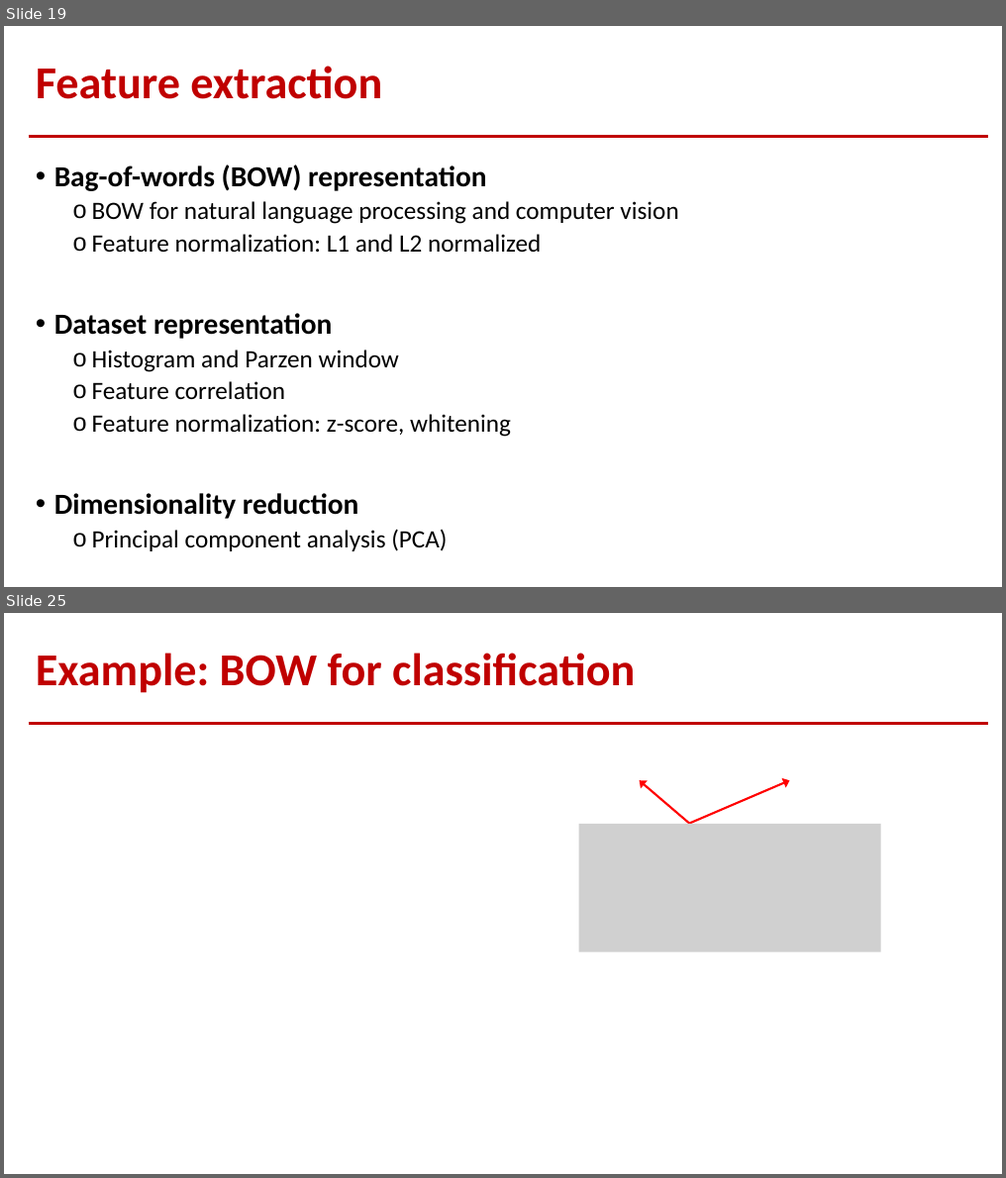
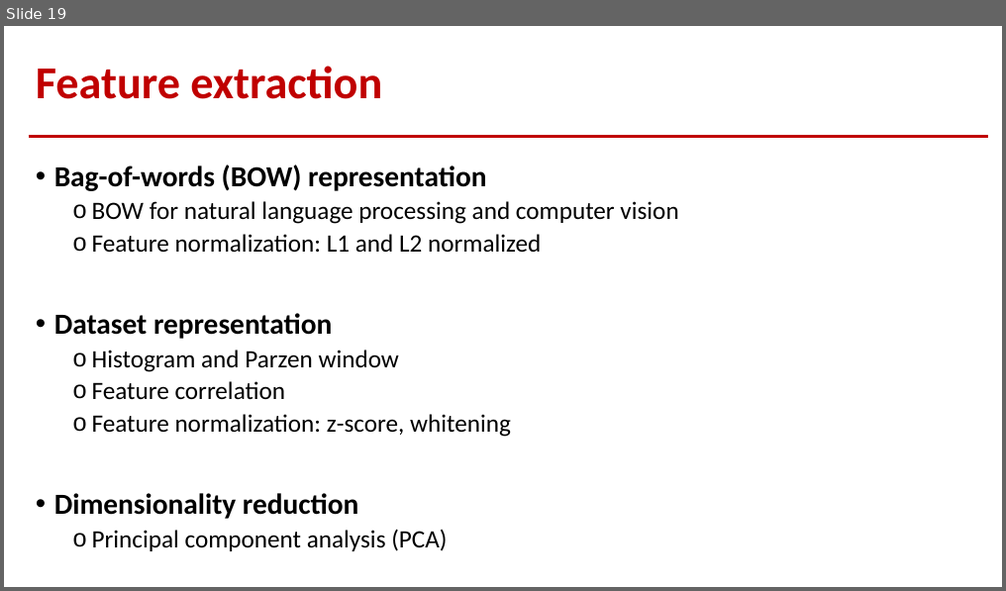
Before and after one commit to jeniyat/CSE-5521-SP21, a slide deck: Lectures/ppts/11.Data_to_Features.pptx. Shown one above the other, each under a label of ours: slides 19 and 25 before the commit, slide 19 after it; the slides between them are not shown. The pictures are 1006x1178 and 1006x591 pixels, drawn with LibreOffice and Linux fonts; fonts in the diff are those of the drawing; grey boxes stand for pictures. Boxes give left, top, right and bottom in pixels: in the first picture for what was removed or moved away, otherwise in the second. Text is boxed around its words. In the diff, an @@ line names an element or a change of style, - is before the commit and + after.

```diff
--- a/Lectures/ppts/11.Data_to_Features.pptx
+++ b/Lectures/ppts/11.Data_to_Features.pptx
@@ slide 25 removed at bbox=[4, 613, 1002, 1174], background #FFFFFF; not listed: 1 template element that a slide beside it also shows @@
@@ title removed at bbox=[36, 653, 635, 693] @@
-Example: BOW for classification
@@ arrow removed from (690, 823) to (640, 780) @@
@@ arrow removed from (690, 823) to (790, 780) @@
@@ picture removed at bbox=[579, 823, 881, 953] @@
```
Also in this commit, not shown: 14 other slides removed, 6 other files.
